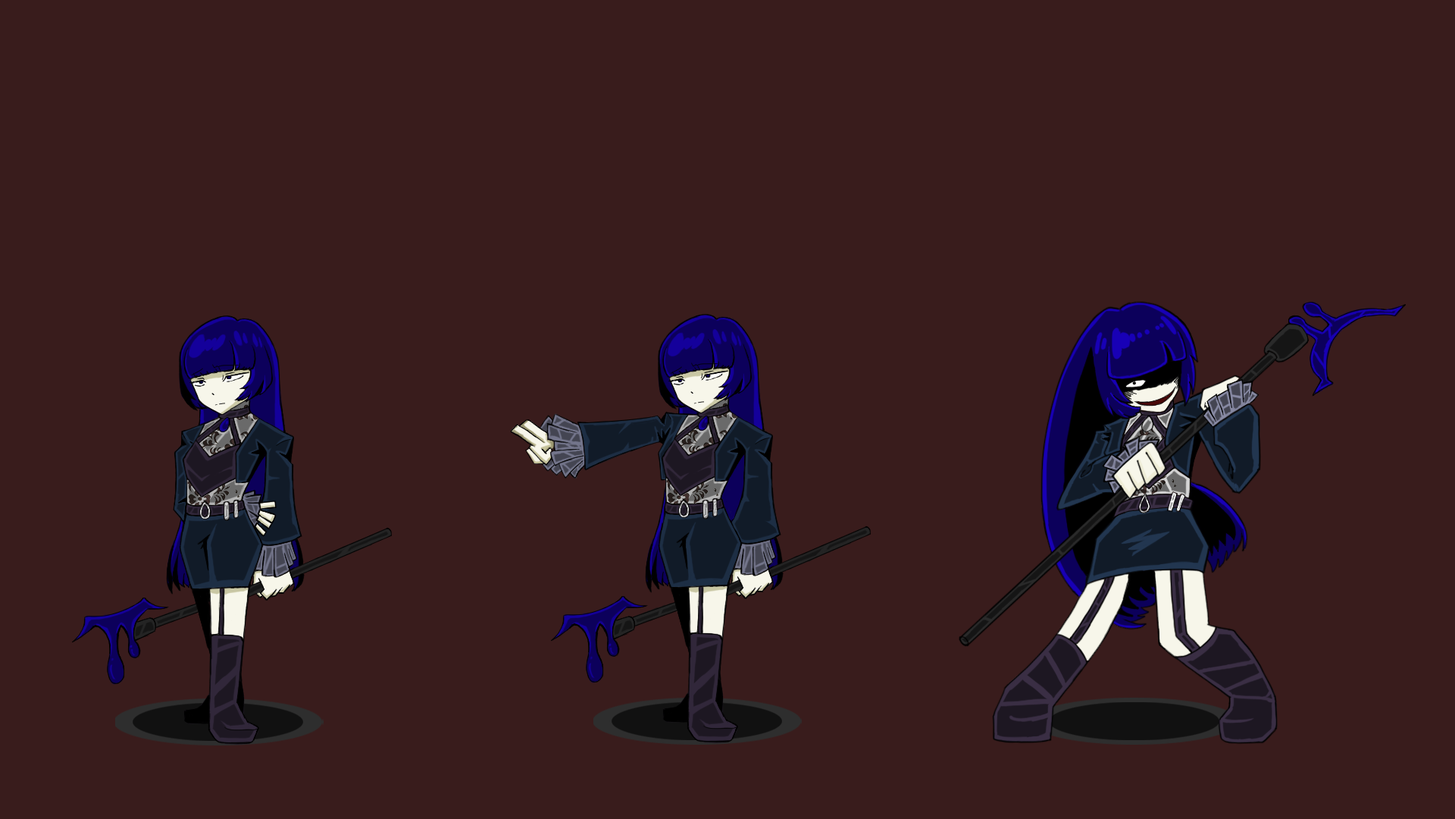
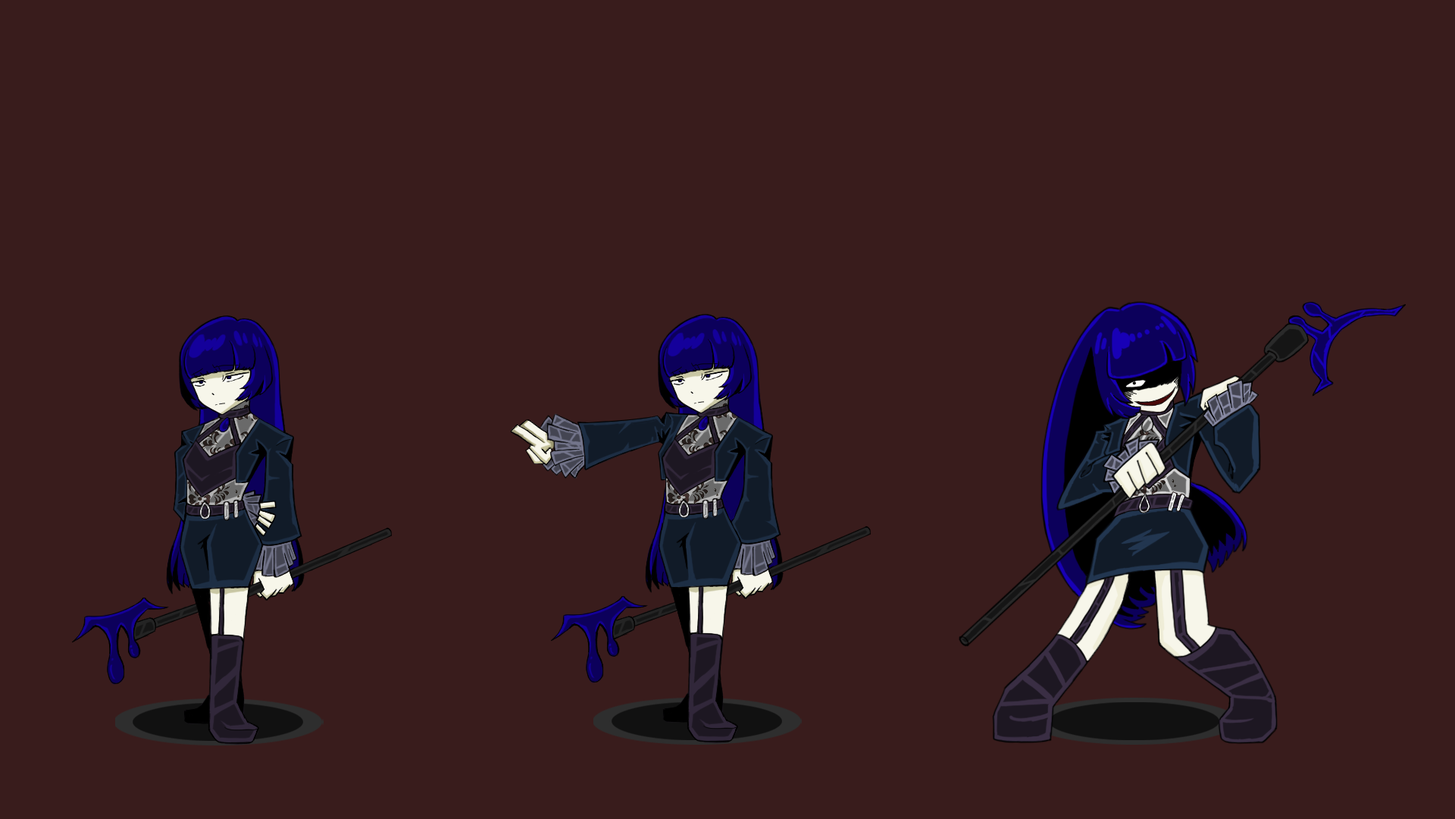
Layers edited between the first and the second 1455x819 image:
painted on "손어둠" over [1164, 375, 1239, 469]
painted on "지팡이빛" over [1264, 301, 1404, 371]
added layer "어둠" (multiply) in group "피격" over [1086, 570, 1203, 657]
painted on "빛" over [995, 301, 1248, 713]
